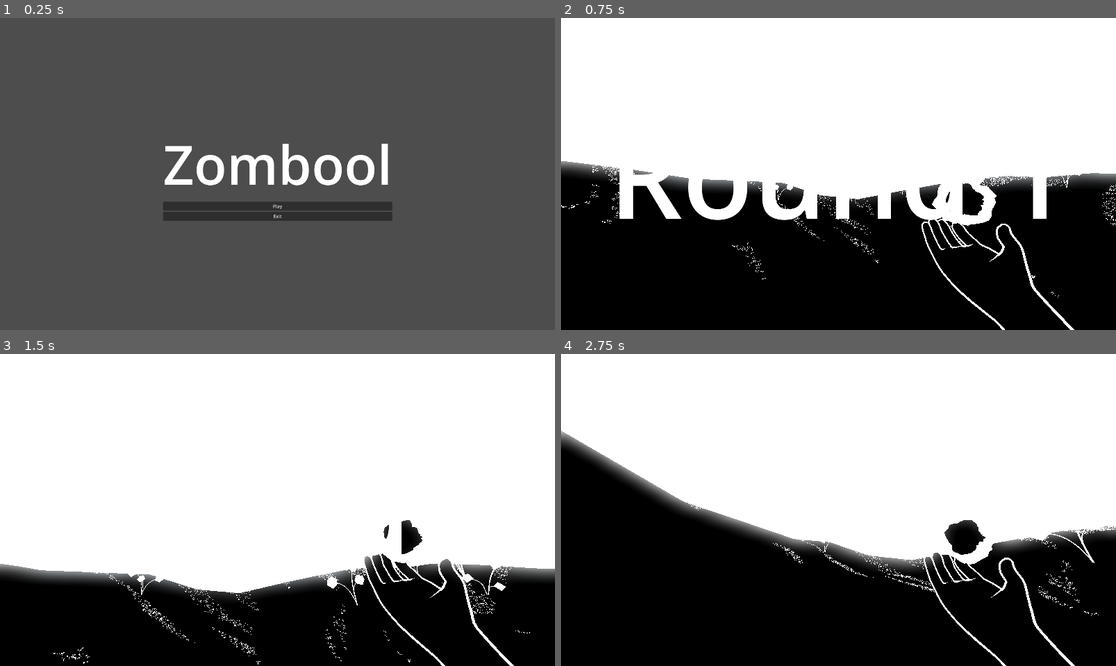
Above: before the commit, frames 1-4 (two rows, left to right).
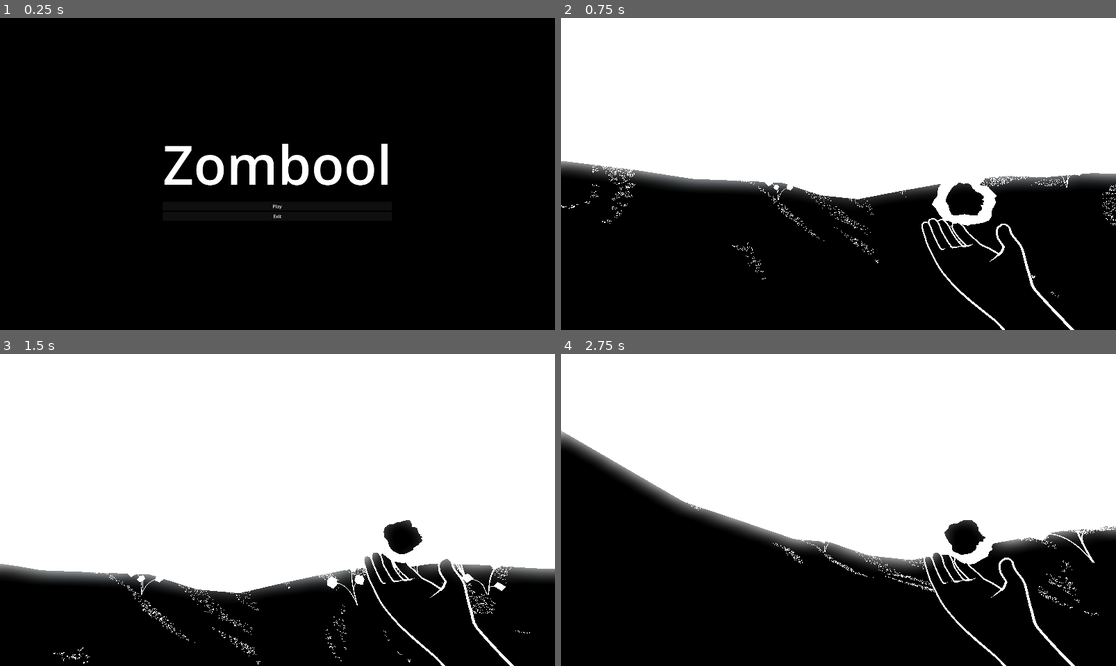
Above: after the commit, the same moments.

Repository: mahdiG/zombool
Game: Godot game, scene res://main.tscn
The game is run twice, just before and just after one commit, with the same random seed, the same clock (stepped at 60 frames per second) and the same inputs. A sky picture missing from this copy of the repository is replaced by a grey-blue gradient.
Inputs (mouse positions are in pixels of both pictures, inside the frame that each line leads up to):
- Up to frame 1 (0.25 s): no input
- Up to frame 2 (0.75 s): click "Play" at 0.5 s
- Up to frame 3 (1.5 s): move the mouse to (305, 510) at 1.27 s; hold W (move_forward) from 1.28 s (still down); click (305, 510) at 1.35 s
- Up to frame 4 (2.75 s): keep holding W (move_forward); tap Space (jump) at 1.52, 2.27 s; move the mouse to (810, 510) at 2.02 s; click (810, 510) at 2.1 s

The runs differ from the first frame. In frame 1, 98% of the frame differs, in the area x 0-100%, y 0-100%; in frame 2, 3.4%; in frame 3, 0.2%; in frame 4, nothing differs.

Commit message:
add pause menu. improve main menu

Diff:
--- a/game.gd
+++ b/game.gd
@@ -50,6 +50,10 @@
 	add_child(zombie)
 
 
+func exit_game_and_go_to_main_menu():
+	game_over.emit()
+	queue_free()
+
 
 func _on_enemy_spawn_timer_timeout() -> void:
 	if zombies_spawned >= max_zombies:
@@ -68,17 +72,18 @@
 		current_round += 1
 		start_round()
 
-func _on_big_center_label_timer_timeout() -> void:
-	big_center_label.visible = false
-	print("isGameOVer:" , is_game_over)
-	if is_game_over:
-		print("shoudl change scene now!")
-		game_over.emit()
-		queue_free()
-
 func _on_player_died() -> void:
 	is_game_over = true
 	big_center_label.text = "You died!"
 	big_center_label.visible = true
 	enemy_spawn_timer.stop()
 	big_center_label_timer.start()
+
+func _on_big_center_label_timer_timeout() -> void:
+	big_center_label.visible = false
+	print("isGameOVer:" , is_game_over)
+	if is_game_over:
+		exit_game_and_go_to_main_menu()
+
+func _on_pause_menu_exit() -> void:
+	exit_game_and_go_to_main_menu()
--- a/game.tscn
+++ b/game.tscn
@@ -6,6 +6,7 @@
 [ext_resource type="PackedScene" uid="uid://x1nw7qkxpfns" path="res://map.tscn" id="3_eow3j"]
 [ext_resource type="Texture2D" uid="uid://c810j5ose2v3g" path="res://sky.exr" id="3_ryrav"]
 [ext_resource type="AudioStream" uid="uid://b70vlo4hqaf1g" path="res://audio/dreadfulwhispers.mp3" id="4_fc0e3"]
+[ext_resource type="PackedScene" uid="uid://brutgp0mfao2" path="res://pause_menu.tscn" id="7_eow3j"]
 
 [sub_resource type="PanoramaSkyMaterial" id="PanoramaSkyMaterial_6hv1b"]
 panorama = ExtResource("3_ryrav")
@@ -35,6 +36,8 @@
 [node name="Game" type="Node3D" unique_id=1412043975]
 script = ExtResource("1_e2o6t")
 zombie_scene = ExtResource("2_feb5d")
+
+[node name="PauseMenu" parent="." unique_id=962073936 instance=ExtResource("7_eow3j")]
 
 [node name="WorldEnvironment" type="WorldEnvironment" parent="." unique_id=702553143]
 environment = SubResource("Environment_ryrav")
@@ -99,6 +102,7 @@
 text = "Health: 100"
 
 [node name="CenterContainer" type="CenterContainer" parent="." unique_id=2141227629]
+visible = false
 anchors_preset = 15
 anchor_right = 1.0
 anchor_bottom = 1.0
@@ -121,6 +125,7 @@
 [node name="DeathZoneCollision" type="CollisionShape3D" parent="DeathZoneArea" unique_id=925730739]
 shape = SubResource("BoxShape3D_laaf8")
 
+[connection signal="exit" from="PauseMenu" to="." method="_on_pause_menu_exit"]
 [connection signal="took_damage" from="Player" to="." method="_on_player_took_damage"]
 [connection signal="timeout" from="EnemySpawnTimer" to="." method="_on_enemy_spawn_timer_timeout"]
 [connection signal="timeout" from="BigCenterLabelTimer" to="." method="_on_big_center_label_timer_timeout"]
--- a/main.tscn
+++ b/main.tscn
@@ -6,34 +6,44 @@
 script = ExtResource("1_ig7tw")
 
 [node name="MainMenu" type="VBoxContainer" parent="." unique_id=1141877933]
-anchors_preset = 8
-anchor_left = 0.5
-anchor_top = 0.5
-anchor_right = 0.5
-anchor_bottom = 0.5
-offset_left = -396.5
-offset_top = -162.0
-offset_right = 396.5
-offset_bottom = 162.0
+anchors_preset = 15
+anchor_right = 1.0
+anchor_bottom = 1.0
 grow_horizontal = 2
 grow_vertical = 2
 
-[node name="GameTitleLabel" type="Label" parent="MainMenu" unique_id=39007775]
+[node name="ColorRect" type="ColorRect" parent="MainMenu" unique_id=1896652648]
+layout_mode = 2
+size_flags_vertical = 3
+color = Color(0, 0, 0, 1)
+
+[node name="CenterContainer" type="CenterContainer" parent="MainMenu/ColorRect" unique_id=694538300]
+layout_mode = 1
+anchors_preset = 15
+anchor_right = 1.0
+anchor_bottom = 1.0
+grow_horizontal = 2
+grow_vertical = 2
+
+[node name="VBoxContainer" type="VBoxContainer" parent="MainMenu/ColorRect/CenterContainer" unique_id=777316353]
+layout_mode = 2
+
+[node name="GameTitleLabel" type="Label" parent="MainMenu/ColorRect/CenterContainer/VBoxContainer" unique_id=39007775]
 layout_mode = 2
 size_flags_vertical = 1
 theme_override_font_sizes/font_size = 186
 text = "Zombool"
 
-[node name="ButtonsContainer" type="VBoxContainer" parent="MainMenu" unique_id=464444825]
+[node name="ButtonsContainer" type="VBoxContainer" parent="MainMenu/ColorRect/CenterContainer/VBoxContainer" unique_id=464444825]
 layout_mode = 2
 
-[node name="PlayButton" type="Button" parent="MainMenu/ButtonsContainer" unique_id=623312651]
+[node name="PlayButton" type="Button" parent="MainMenu/ColorRect/CenterContainer/VBoxContainer/ButtonsContainer" unique_id=623312651]
 layout_mode = 2
 text = "Play"
 
-[node name="ExitButton" type="Button" parent="MainMenu/ButtonsContainer" unique_id=75042122]
+[node name="ExitButton" type="Button" parent="MainMenu/ColorRect/CenterContainer/VBoxContainer/ButtonsContainer" unique_id=75042122]
 layout_mode = 2
 text = "Exit"
 
-[connection signal="pressed" from="MainMenu/ButtonsContainer/PlayButton" to="." method="_on_play_button_pressed"]
-[connection signal="pressed" from="MainMenu/ButtonsContainer/ExitButton" to="." method="_on_exit_button_pressed"]
+[connection signal="pressed" from="MainMenu/ColorRect/CenterContainer/VBoxContainer/ButtonsContainer/PlayButton" to="." method="_on_play_button_pressed"]
+[connection signal="pressed" from="MainMenu/ColorRect/CenterContainer/VBoxContainer/ButtonsContainer/ExitButton" to="." method="_on_exit_button_pressed"]
--- /dev/null
+++ b/pause_menu.gd
@@ -0,0 +1,43 @@
+extends VBoxContainer
+
+signal exit()
+
+# Called when the node enters the scene tree for the first time.
+func _ready() -> void:
+	# PROCESS_MODE_ALWAYS ensures this menu continues to process inputs
+	# and logic even when the rest of the game scene tree is paused.
+	process_mode = Node.PROCESS_MODE_ALWAYS
+	hide()
+
+
+# Called every frame. 'delta' is the elapsed time since the previous frame.
+func _process(delta: float) -> void:
+	pass
+
+
+func _input(event):
+	print("pause menu input event: ", event)
+	if event.is_action_pressed("option"):
+		if get_tree().paused == true:
+			resume()
+		else:
+			pause()
+
+func pause():
+	get_tree().paused = true
+	self.show()
+	Input.mouse_mode = Input.MOUSE_MODE_VISIBLE
+
+func resume():
+	get_tree().paused = false
+	self.hide()
+	Input.mouse_mode = Input.MOUSE_MODE_CAPTURED
+
+
+
+func _on_resume_button_pressed() -> void:
+	resume()
+
+func _on_exit_button_pressed() -> void:
+	resume()
+	exit.emit()
--- /dev/null
+++ b/pause_menu.tscn
@@ -0,0 +1,48 @@
+[gd_scene format=3 uid="uid://brutgp0mfao2"]
+
+[ext_resource type="Script" uid="uid://s6cbyf624cjw" path="res://pause_menu.gd" id="1_hdmo1"]
+
+[node name="PauseMenu" type="VBoxContainer" unique_id=962073936]
+process_mode = 3
+anchors_preset = 15
+anchor_right = 1.0
+anchor_bottom = 1.0
+grow_horizontal = 2
+grow_vertical = 2
+script = ExtResource("1_hdmo1")
+
+[node name="ColorRect" type="ColorRect" parent="." unique_id=1475585058]
+layout_mode = 2
+size_flags_vertical = 3
+color = Color(0, 0, 0, 0.16862746)
+
+[node name="CenterContainer" type="CenterContainer" parent="ColorRect" unique_id=1606895325]
+layout_mode = 1
+anchors_preset = 15
+anchor_right = 1.0
+anchor_bottom = 1.0
+grow_horizontal = 2
+grow_vertical = 2
+
+[node name="VBoxContainer" type="VBoxContainer" parent="ColorRect/CenterContainer" unique_id=391012643]
+layout_mode = 2
+
+[node name="GameTitleLabel" type="Label" parent="ColorRect/CenterContainer/VBoxContainer" unique_id=2020109623]
+layout_mode = 2
+size_flags_vertical = 1
+theme_override_font_sizes/font_size = 186
+text = "Paused"
+
+[node name="ButtonsContainer" type="VBoxContainer" parent="ColorRect/CenterContainer/VBoxContainer" unique_id=1078358079]
+layout_mode = 2
+
+[node name="ResumeButton" type="Button" parent="ColorRect/CenterContainer/VBoxContainer/ButtonsContainer" unique_id=2117238523]
+layout_mode = 2
+text = "Resume"
+
+[node name="ExitButton" type="Button" parent="ColorRect/CenterContainer/VBoxContainer/ButtonsContainer" unique_id=473882973]
+layout_mode = 2
+text = "Quit"
+
+[connection signal="pressed" from="ColorRect/CenterContainer/VBoxContainer/ButtonsContainer/ResumeButton" to="." method="_on_resume_button_pressed"]
+[connection signal="pressed" from="ColorRect/CenterContainer/VBoxContainer/ButtonsContainer/ExitButton" to="." method="_on_exit_button_pressed"]
--- a/project.godot
+++ b/project.godot
@@ -61,6 +61,11 @@
 "events": [Object(InputEventMouseButton,"resource_local_to_scene":false,"resource_name":"","device":-1,"window_id":0,"a …(258 unchanged characters)…
 ]
 }
+option={
+"deadzone": 0.2,
+"events": [Object(InputEventKey,"resource_local_to_scene":false,"resource_name":"","device":-1,"window_id":0,"alt_pressed":false,"shift_pressed":false,"ctrl_pressed":false,"meta_pressed":false,"pressed":false,"keycode":0,"physical_keycode":4194305,"key_label":0,"unicode":0,"location":0,"echo":false,"script":null)
+]
+}
 
 [layer_names]
 
--- a/shaders/main.gd
+++ b/shaders/main.gd
@@ -10,6 +10,8 @@
 func _ready() -> void:
 	pass # Replace with function body.
 
+func _input(event: InputEvent):
+	print("main input event: ", event)
 
 # Called every frame. 'delta' is the elapsed time since the previous frame.
 func _process(_delta: float) -> void:
Not shown, added: pause_menu.gd.uid
